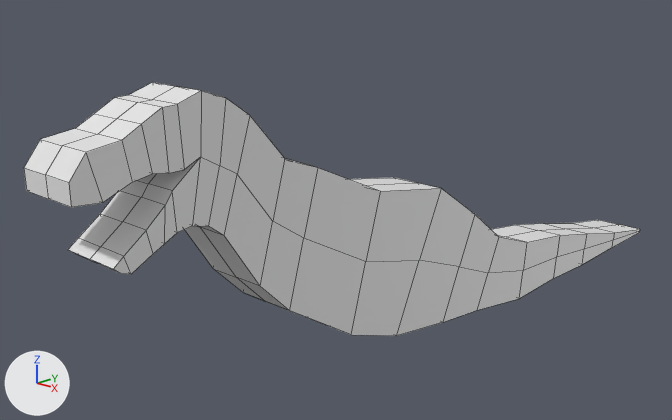
A saved change to the Blender file model.blend.
The view is the same before and after, from a 50 mm lens placed at (4.12, -4.58, 3.72), pointed at (-0.44, 0.0, 1.88). Arrows for +X, +Y and +Z are at lower left; the lights stay in place. Mesh edges are drawn as thin lines.
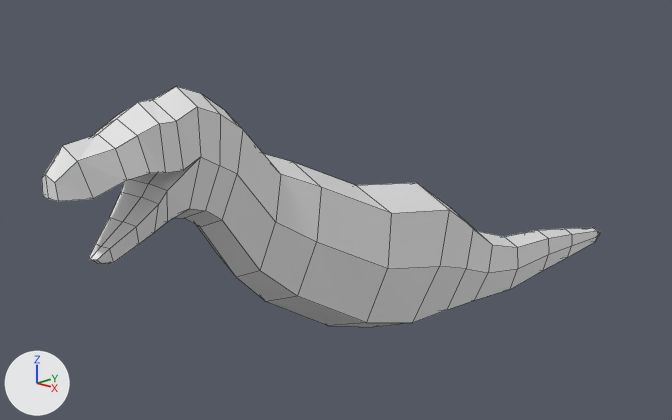
Location of each change, [x1, y1, x2, y2] in pixels of the pictures (672 x 420 px):
'Plane', reshaped (9% narrower): before [24, 82, 640, 336]; after [42, 87, 601, 327]

The change in detail:
me_plane is used by ob_plane; location (0.0, 0.0, 0.0).
me_plane had 116 vertices, 89 faces and spanned x 0.0..0.22, y -2.44..3.41, z 0.99..2.99.
me_plane now has 111 vertices, 87 faces and spans x 0.0..0.41, y -2.44..3.08, z 0.99..2.99.
Part 1, on me_plane:
6 vertices are removed from x 0.0..0.22, y 3.4..3.41, z 1.11..1.14.
6 faces are deleted.
57 vertices move from x 0.22, y -2.44..2.92, z 0.99..2.99 to x 0.04..0.41, y -2.43..2.92, z 1.04..2.9.
1 vertex is added at (0.0, 3.08, 1.14).
4 new faces join them.
